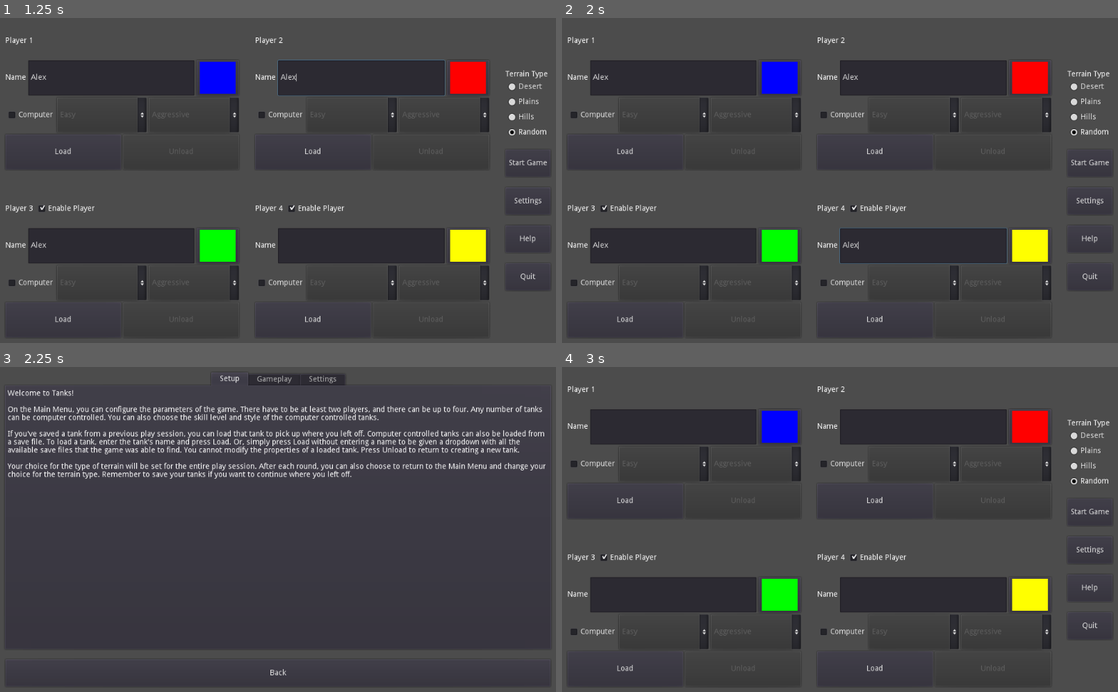
Above: before the commit, frames 1-4 (two rows, left to right).
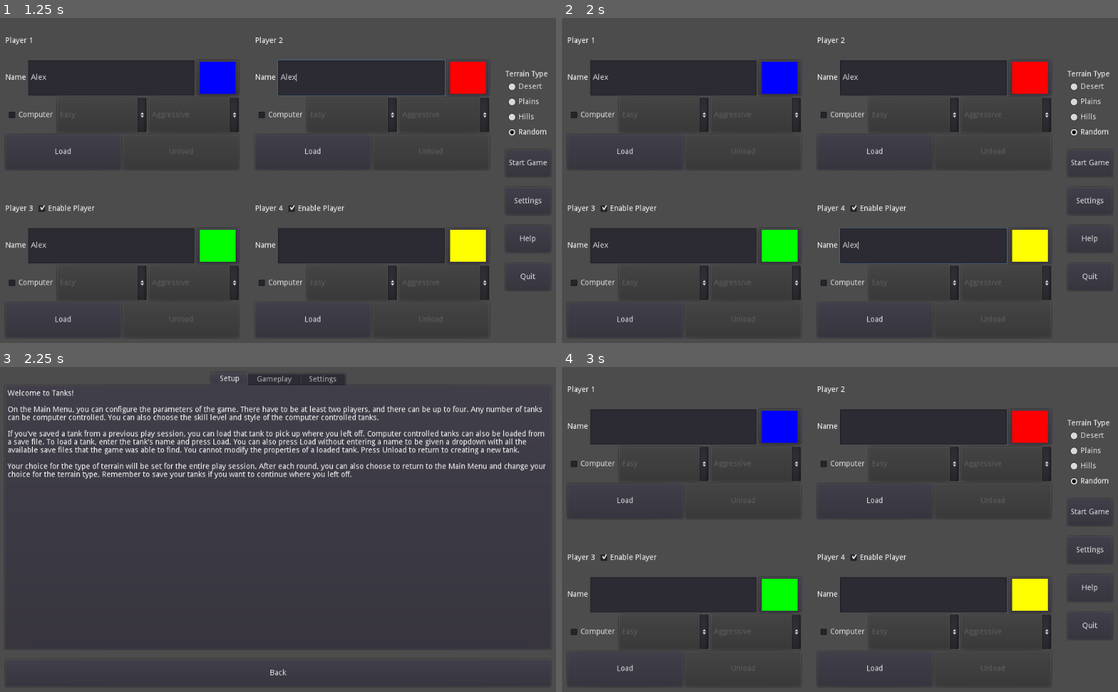
Above: after the commit, the same moments.

Repository: Arc676/Tanks-Godot
Game: Godot game, scene res://Scenes/Screens/Main Menu.tscn
Same seed, same stepped clock (60 frames per second), same inputs: the game is played once before the commit and once after it.
Inputs (mouse positions are in pixels of both pictures, inside the frame that each line leads up to):
- Up to frame 1 (1.25 s): click (111, 76) at 0.52 s; type "Alex" at 0.6 s; click (111, 245) at 0.75 s; type "Alex" at 0.83 s; click (361, 76) at 0.98 s; type "Alex" at 1.07 s
- Up to frame 2 (2 s): click (923, 245) at 1.27 s; type "Alex" at 1.35 s
- Up to frame 3 (2.25 s): click "Help" at 2 s
- Up to frame 4 (3 s): click "Back" at 2.75 s

Frames 1-2 are identical in both runs. In frame 3, 0.6% of the frame differs, in the area x 42-95%, y 22-25%; in frame 4, nothing differs.

Commit message:
Update help page

Diff:
--- a/Scenes/Screens/Help.tscn
+++ b/Scenes/Screens/Help.tscn
@@ -50,7 +50,7 @@
 
 On the Main Menu, you can configure the parameters of the game. There have to be at least two players, and there can be up to four. Any number of tanks can be computer controlled. You can also choose the skill level and style of the computer controlled tanks.
 
-If you've saved a tank from a previous play session, you can …(124 unchanged characters)… , enter the tank's name and press Load. Or, simply press Load without entering a name to b …(182 unchanged characters)…
+If you've saved a tank from a previous play session, you can …(124 unchanged characters)… , enter the tank's name and press Load. You can also press Load without entering a name to b …(182 unchanged characters)…
 
 Your choice for the type of terrain will be set for the entire play session. After each round, you can also choose to return to the Main Menu and change your choice for the terrain type. Remember to save your tanks if you want to continue where you left off."
 
@@ -67,7 +67,7 @@
 [node name="RichTextLabel" type="RichTextLabel" parent="VBoxContainer/TabContainer/Gameplay"]
 margin_right = 996.0
 margin_bottom = 30.0
-text = "Tanks is a turn based tank combat game. The objectiv …(197 unchanged characters)… nges after each player takes their turn.
+text = "Tanks is a turn based tank combat game. The objectiv …(197 unchanged characters)… nges after each player takes their turn. You can change this in the settings.
 
 You can control your tank using the keyboard or with the on-screen touch controls. You can hold the buttons continuously, for example to keep moving or changing firepower."
 fit_content_height = true
@@ -172,7 +172,7 @@
 margin_right = 996.0
 margin_bottom = 90.0
 size_flags_horizontal = 3
-text = "Use the plus and minus to adjust firepower. Press th …(345 unchanged characters)… strike, press ESC if you have a keyboard or change ammo type.
+text = "Use the plus and minus to adjust firepower. Press th …(345 unchanged characters)… strike, press ESC if you have a keyboard, or change ammo type if you're on mobile.
 
 Keyboard: PgUp and PgDn; Space"
 fit_content_height = true
@@ -181,7 +181,7 @@
 margin_top = 260.0
 margin_right = 996.0
 margin_bottom = 290.0
-text = "The round ends if none of the surviving tanks are enemies. After each round, each player can buy ammunition, items, and upgrades to gain an edge over their opponents in the next round."
+text = "The round ends if none of the surviving tanks are enemies (see Settings). After each round, each player can buy ammunition, items, and upgrades to gain an edge over their opponents in the next round."
 fit_content_height = true
 
 [node name="Ammo" type="HBoxContainer" parent="VBoxContainer/TabContainer/Gameplay"]
@@ -227,6 +227,8 @@
 text = "You can configure the game parameters to your liking in the setttings, such as permanently disabling sound effects. You can also disable the touch controls to reduce clutter on the screen. Note that you need the touch controls to play if you don't have a keyboard and mouse.
 
 By default, teams are disabled to simplify the UI. You can re-enable teams in the settings to allow tanks to play as pa …(227 unchanged characters)…
+
+Use the slider to change the game difficulty. Damage is dealt to tanks based on how close they are to the impact point of a projectile. On easier settings, damage is dealt as if the projectile landed closer to its target. You can make this setting only effective for human controlled tanks if you wish.
 
 For an easier gameplay experience, you can disable the wind entirely. You can also adjust how much the wind changes eac …(190 unchanged characters)…
 
@@ -238,4 +240,5 @@
 margin_bottom = 580.0
 rect_min_size = Vector2( 0, 50 )
 text = "Back"
+
 [connection signal="pressed" from="VBoxContainer/Back" to="." method="backToMain"]
